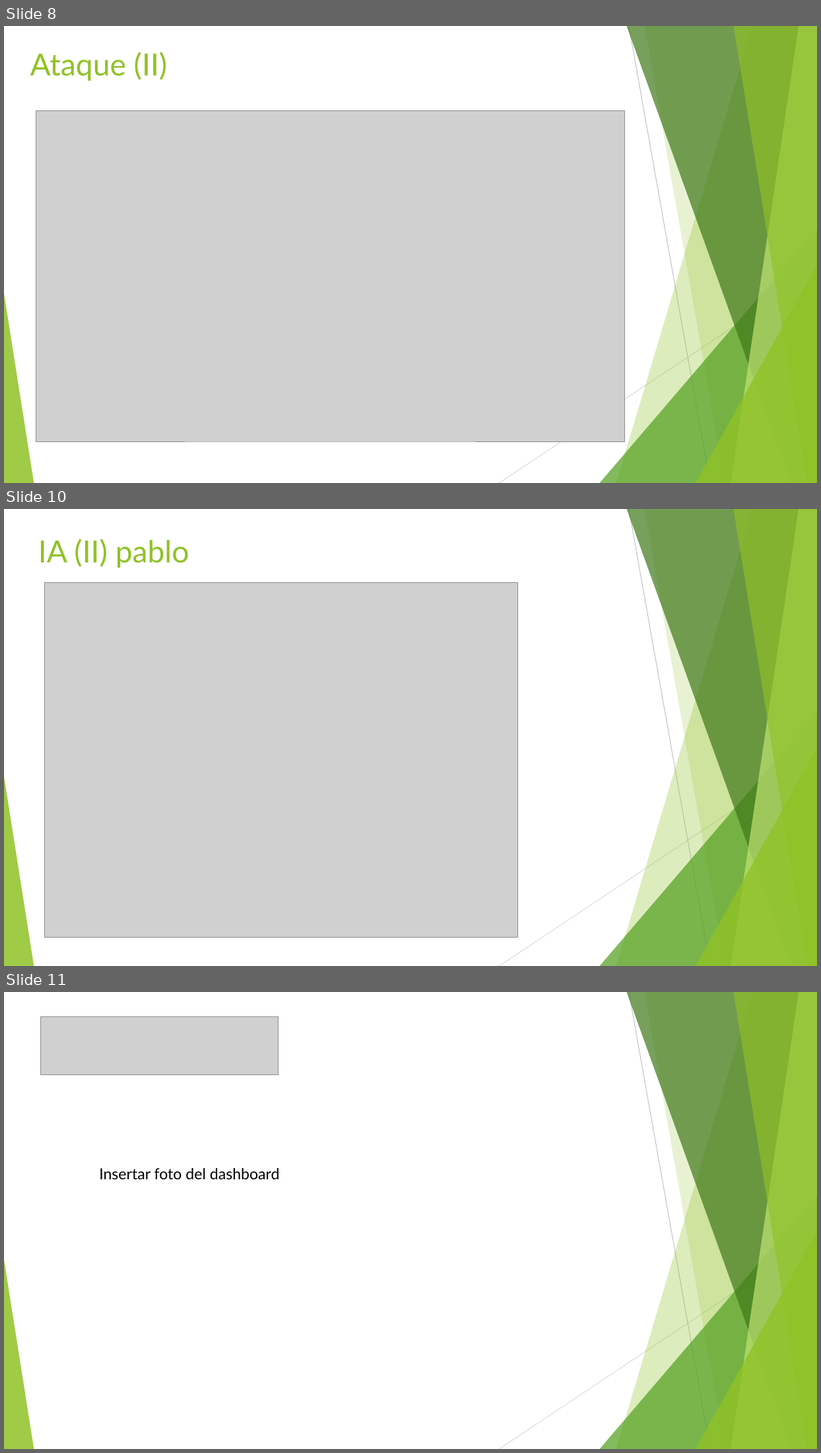
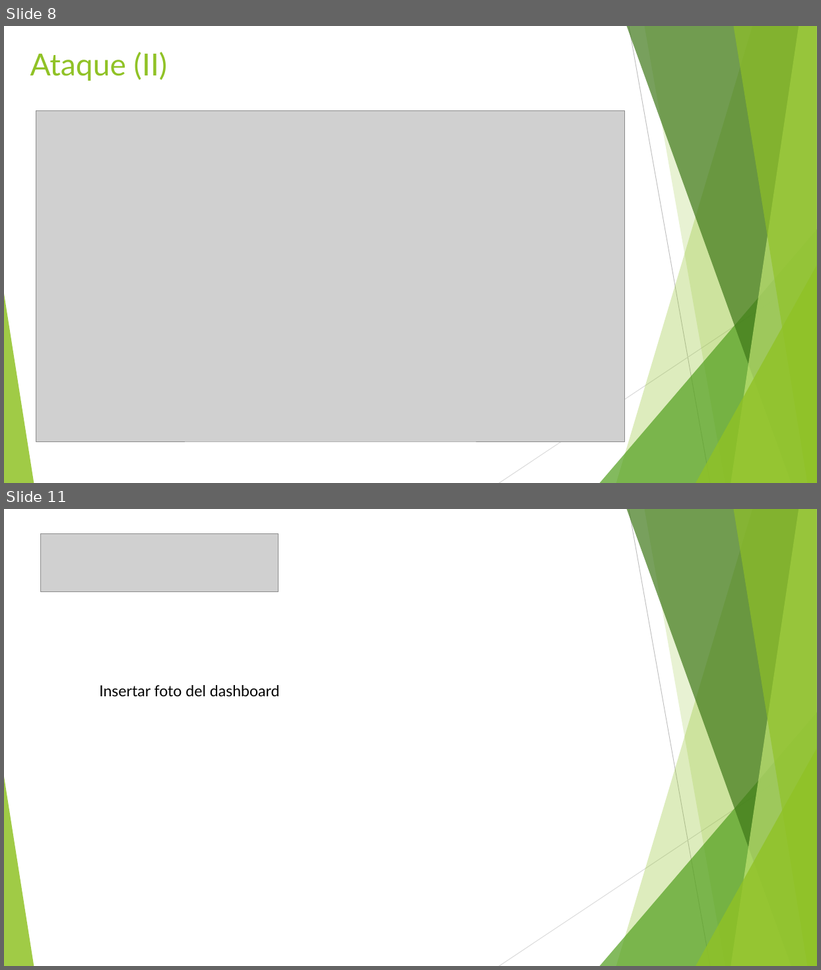
Before and after one commit to GAR-Project/doc, a slide deck: ppt/Presentacion.pptx. Shown one above the other, each under a label of ours: slides 8, 10 and 11 before the commit, slides 8 and 11 after it; the slides between them are not shown. The pictures are 821x1453 and 821x970 pixels, drawn with LibreOffice and Linux fonts; fonts in the diff are those of the drawing; grey boxes stand for pictures. Boxes give left, top, right and bottom in pixels: in the first picture for what was removed or moved away, otherwise in the second. Text is boxed around its words. In the diff, an @@ line names an element or a change of style, - is before the commit and + after.

```diff
--- a/ppt/Presentacion.pptx
+++ b/ppt/Presentacion.pptx
@@ slide 10 removed at (x1=4, y1=509, x2=817, y2=966), background #FFFFFF; not listed: 10 template elements that a slide beside it also shows @@
@@ title removed at (x1=38, y1=539, x2=189, y2=568) @@
-IA (II) pablo
@@ picture removed at (x1=44, y1=583, x2=518, y2=938) @@
```
Also in this commit, not shown: 2 slides added, 1 other slide removed.
